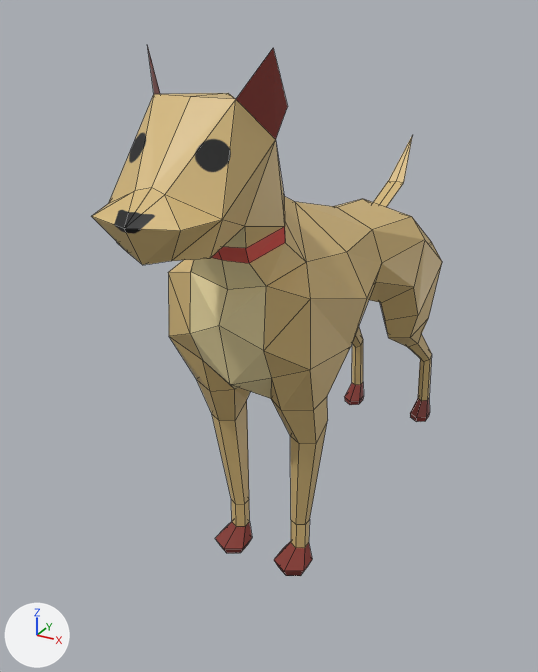
The COLLADA model project/objects/dog/dog.dae, before and after one commit.
Rendered twice from a 50 mm lens placed at (2.39, -4.93, 4.6), pointed at (-0.29, -0.07, 2.16). The lights are fixed; the arrows at lower left show +X, +Y and +Z. Mesh edges are drawn as thin lines. Where no turn or scale is listed for an object, it has been applied to the vertices.
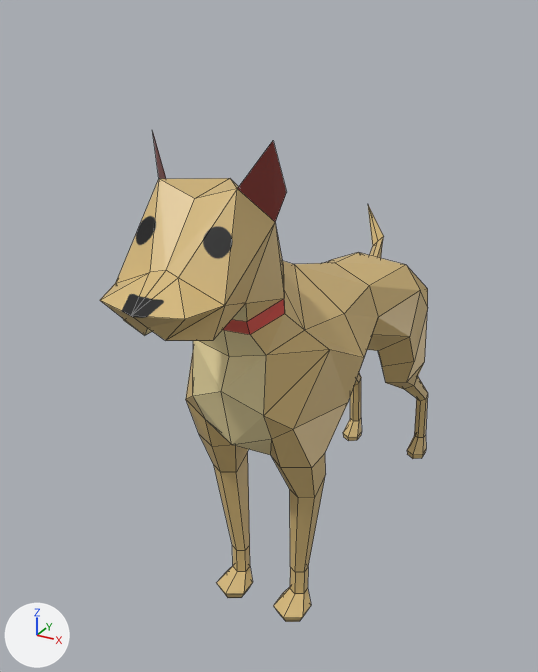
Where the change shows, as pixel boxes (x1, y1, x2, y2) in the pictures (538 x 672 px; the box of a moved part takes in the faces that stretch with it):
'Cylinder', reshaped, moved (7% narrower, 8% shorter)
    before: (91, 45, 442, 576)
    after: (100, 133, 428, 622)
part 1 of me_cylinder, moved or reshaped
    before: (334, 137, 442, 336)
    after: (325, 205, 428, 381)
part 2 of me_cylinder, moved or reshaped
    before: (91, 93, 236, 265)
    after: (100, 178, 239, 341)
part 3 of me_cylinder, moved or reshaped
    before: (264, 252, 367, 410)
    after: (264, 314, 363, 468)
part 4 of me_cylinder, moved or reshaped
    before: (168, 260, 210, 391)
    after: (186, 353, 212, 446)
part 5 of me_cylinder, surface changed
    before: (215, 382, 430, 576)
    after: (217, 418, 426, 622)

The change, as a diff of the scene's bpy script:
```diff
--- a/project/objects/dog/dog.dae.py
+++ b/project/objects/dog/dog.dae.py
@@ me_cylinder @@
 # used by ob_cylinder; location = (0.0, 0.0, 0.0)
 # before: 118 (0.1, -1.87, 3.72) at pixel (164, 194), 121 (0.0, -1.85, 3.75) at pixel (151, 187), 238 (-0.1, -1.87, 3.72) at pixel (134, 190)
-me_cylinder.from_pydata(...)  # 254 vertices, 284 faces; spans x -0.61..0.61, y -2.09..2.33, z 0.5..4.41
-me_cylinder.vertices[111].co = (0.0, -1.97, 3.36)  # pixel (142, 265)
-me_cylinder.vertices[113].co = (0.14, -1.91, 3.39)  # pixel (171, 260)
-me_cylinder.vertices[117].co = (0.0, -1.08, 4.15)  # pixel (228, 93)
-me_cylinder.vertices[122].co = (0.0, -1.47, 4.16)  # pixel (190, 96)
-me_cylinder.vertices[237].co = (-0.14, -1.91, 3.39)  # pixel (127, 252)
-me_cylinder.vertices[93].co = (0.53, -1.04, 2.96)  # pixel (310, 299)
-me_cylinder.vertices[94].co = (0.55, -1.05, 2.48)  # pixel (310, 369)
-me_cylinder.vertices[224].co = (-0.53, -1.04, 2.96)  # pixel (168, 272)
-me_cylinder.vertices[226].co = (-0.55, -1.05, 2.48)  # pixel (168, 336)
+me_cylinder.from_pydata(...)  # 254 vertices, 284 faces; spans x -0.59..0.59, y -2.09..2.33, z 0.5..4.41
+# me_cylinder part 1: 19 of 254 vertices moved; they spanned x -0.61..0.61, y 1.1..2.33, z 2.45..3.46 and now span x -0.51..0.51, y 1.1..2.33, z 2.45..3.2; mean shift (-0.05, 0.0, -0.06); largest move (0.0, 2.33, 3.46) -> (-0.43, 2.33, 3.2)
+# me_cylinder part 2
+for i in [118, 121, 238]: me_cylinder.vertices[i].co += Vector((0.0, 0.08, 0.0))
+me_cylinder.vertices[111].co = (0.0, -1.97, 3.47)  # pixel (147, 327)
+me_cylinder.vertices[113].co = (0.07, -1.91, 3.39)  # pixel (165, 340)
+me_cylinder.vertices[117].co = (0.0, -1.08, 4.13)  # pixel (230, 178)
+me_cylinder.vertices[122].co = (0.0, -1.47, 4.08)  # pixel (194, 198)
+me_cylinder.vertices[237].co = (-0.07, -1.91, 3.39)  # pixel (144, 335)
+# me_cylinder part 3
+me_cylinder.vertices[93].co = (0.53, -0.72, 2.96)  # pixel (329, 349)
+me_cylinder.vertices[94].co = (0.44, -1.05, 2.48)  # pixel (293, 429)
+# me_cylinder part 4
+me_cylinder.vertices[224].co = (-0.53, -0.72, 2.96)
+me_cylinder.vertices[226].co = (-0.44, -1.05, 2.48)  # pixel (185, 399)
+# me_cylinder part 5: 52 kept faces spanning x -0.48..0.48, y -0.86..2.28, z 0.5..0.7 get new texture (UV) coordinates
 me_cylinder.materials.append(mat_dogtex1)
@@ ob_cylinder @@
 ob_cylinder = bpy.data.objects.new('Cylinder', me_cylinder)
-ob_cylinder.location = (0.0, 0.0, 0.0)
+ob_cylinder.location = (0.0, 0.0, -0.471)
```
